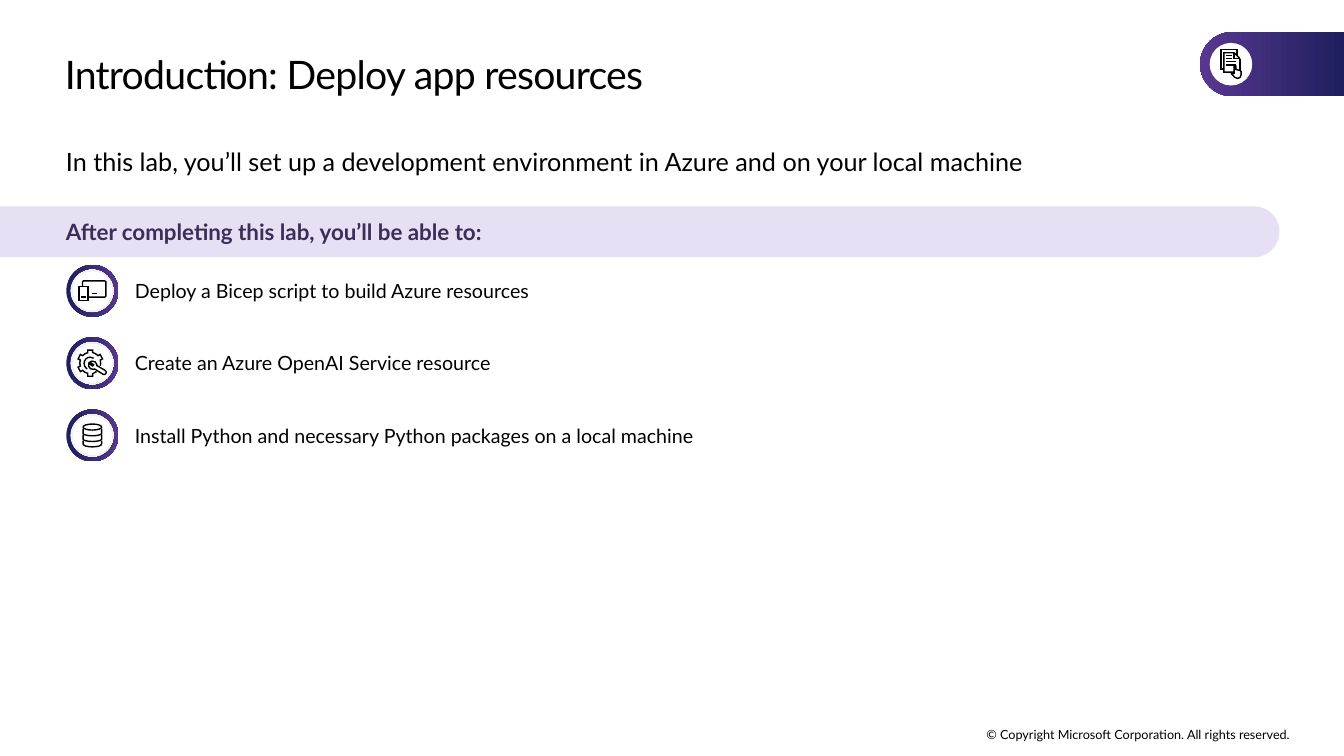
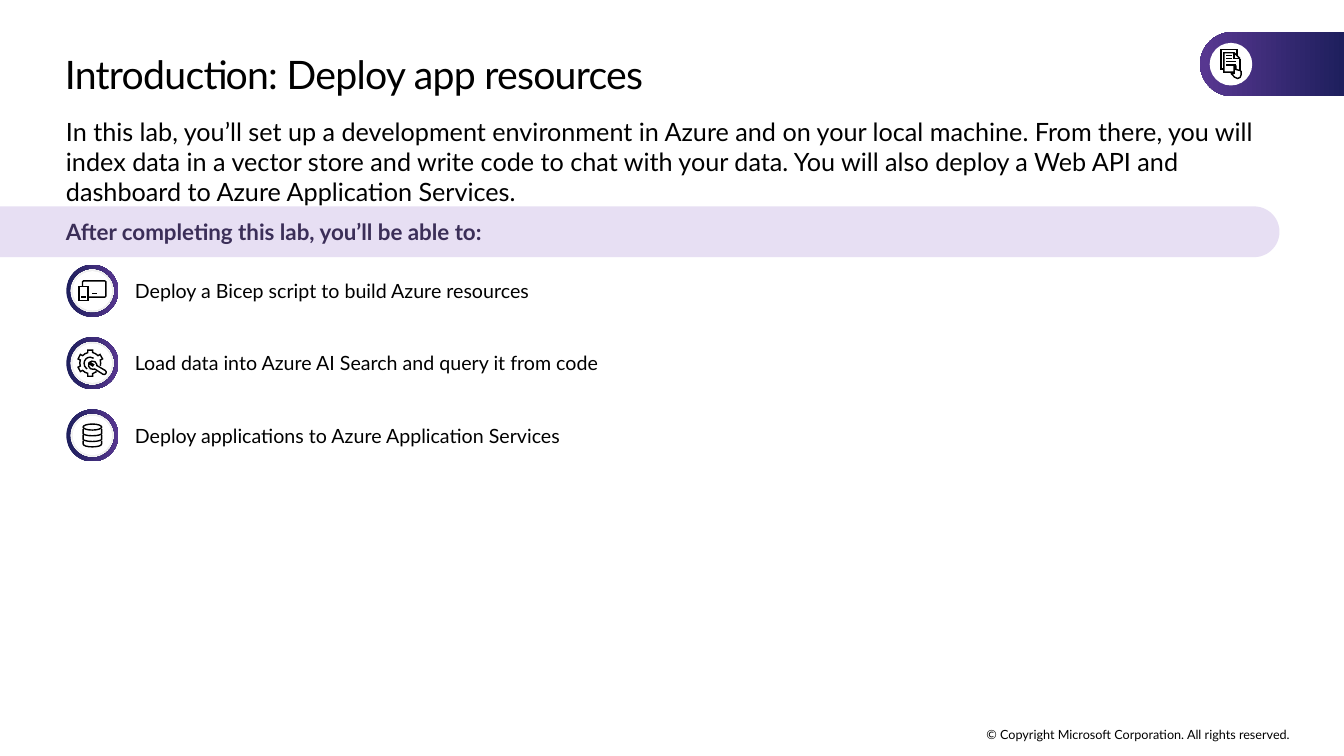
Before and after one commit to microsoft/TechExcel-Integrating-Azure-PaaS-and-AI-Services-for-AI-Design-Wins, a slide deck: slide 4 of slides/Lab Slides.pptx. Drawn at 1344x756 pixels with LibreOffice and Linux fonts; fonts in the diff are those of the drawing. Boxes give left, top, right and bottom in pixels: in the first picture for what was removed or moved away, otherwise in the second. Text is boxed around its words. In the diff, an @@ line names an element or a change of style, - is before the commit and + after.

```diff
--- a/slides/Lab Slides.pptx
+++ b/slides/Lab Slides.pptx
@@ text at (x1=66, y1=122, x2=1253, y2=206): text changed @@
-In this lab, you’ll set up a development environment in Azure and on your local machine
+In this lab, you’ll set up a development environment in Azure and on your local machine. From there, you will index data in a vector store and write code to chat with your data. You will also deploy a Web API and dashboard to Azure Application Services.
@@ text at (x1=135, y1=355, x2=598, y2=374): text changed @@
-  Create an Azure OpenAI Service resource
+  Load data into Azure AI Search and query it from code
@@ text at (x1=135, y1=428, x2=560, y2=447): text changed @@
-  Install Python and necessary Python packages on a local machine
+  Deploy applications to Azure Application Services
```
Also in this commit, not shown: 16 other slides changed, 10 slides added, 19 slides removed.
